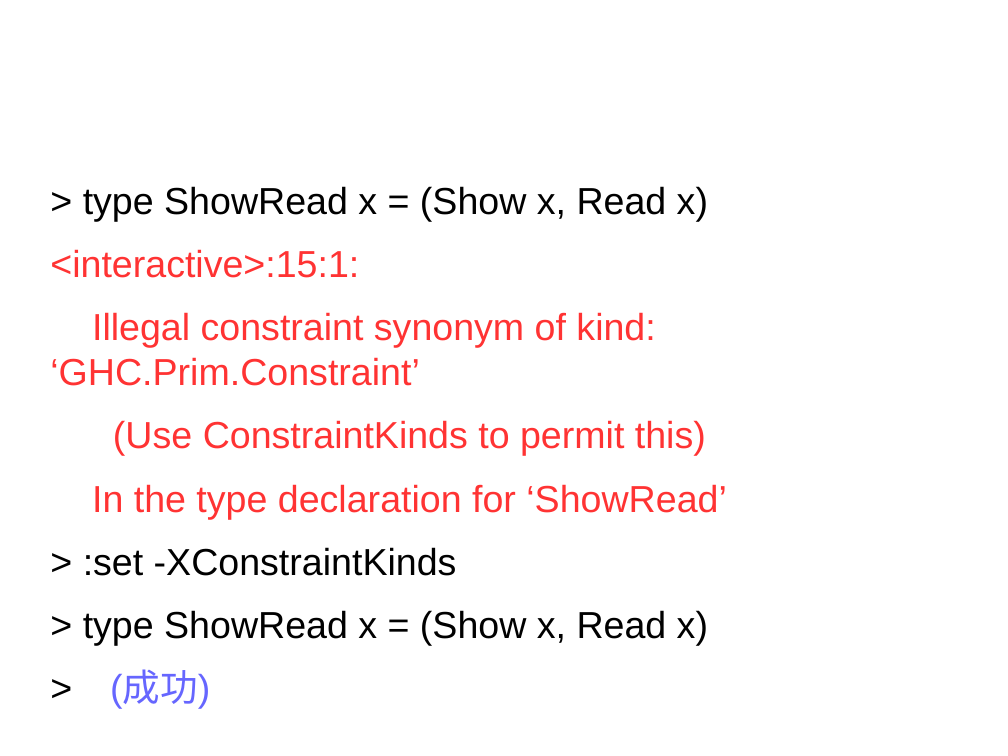
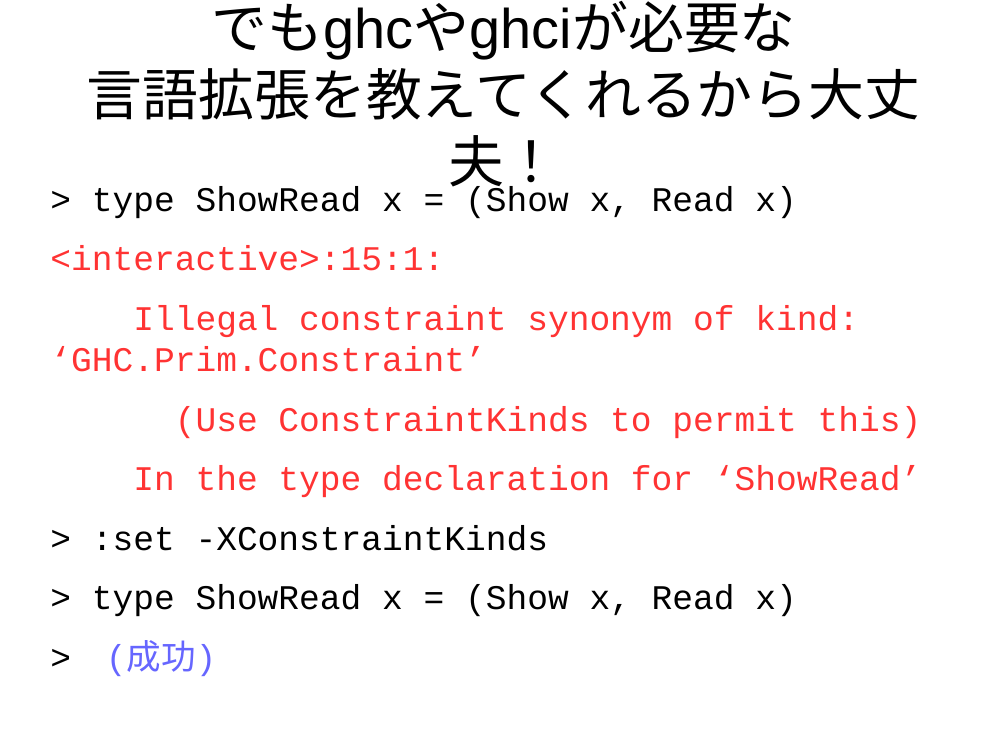
Before and after one commit to nushio3/learn-haskell, a slide deck: slide 27 of Tsukuba-2016.odp (slide 24 before the commit). Drawn at 1008x756 pixels with LibreOffice and Linux fonts; fonts in the diff are those of the drawing. Boxes give left, top, right and bottom in pixels: in the first picture for what was removed or moved away, otherwise in the second. Text is boxed around its words. In the diff, an @@ line names an element or a change of style, - is before the commit and + after.

```diff
--- a/Tsukuba-2016.odp
+++ b/Tsukuba-2016.odp
@@ title added at (87, 1, 921, 197), 44 pt, text #000000 @@
+でもghcやghciが必要な
+言語拡張を教えてくれるから大丈夫！
@@ text "> type ShowRead x = ..." at (50, 186, 922, 617): size 29.6 to 27.2 pt, font Arial to Courier New @@
```
Also in this commit, not shown: 10 other slides changed, 16 slides added, 2 slides removed.
